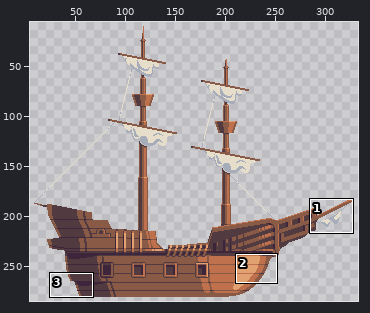
Pixel-art file, stored at NeverShallWeDie/Assets/Sprites/UI/ship_pause.aseprite. Above, an overview of the earlier version with the close-up marked.
Close-up. First the earlier version:
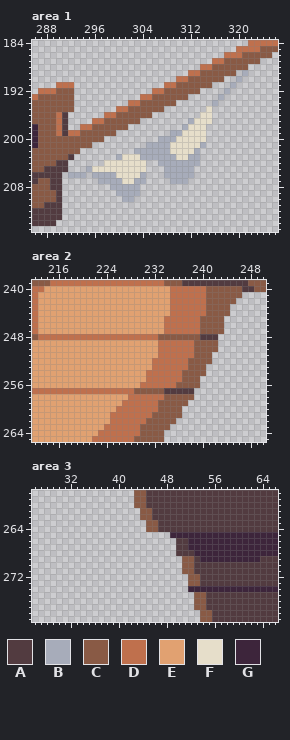
352x287 pixels, 1 frame. Colours within 5 levels of each other are drawn and written as one. Shown: area 1: x 286..326, y 184..215; area 2: x 212..250, y 239..265; area 3: x 26..66, y 258..279. The wide view leaves out empty margins. The commit also changed other parts of the picture, which this record leaves out.
Palette (. is transparent): A #523b40  B #a7acba  C #895a45  D #bf704d  E #e1a171  F #e6deca  G #3d253b
And afterwards:
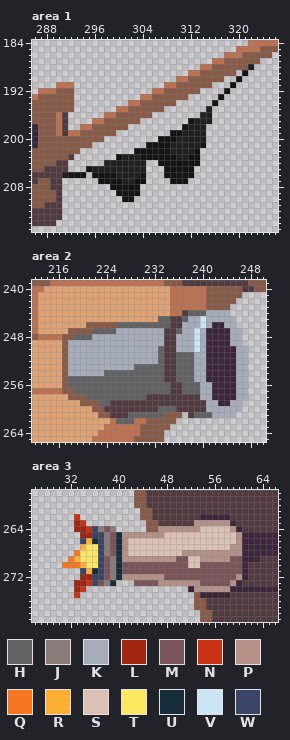
Colours new in this view: H #626264  J #8a7b78  K #a7acba  L #a22511  M #7b5459  N #cb3115  P #b59087  Q #f77622  R #feae35  S #dbc1b4  T #fee861  U #172d3a  V #cae6f5  W #3a4467
Diff:
layer "Layer 2" added
layer "Layer 3" added
colour B: #a7acba -> #141414
colour F: #e6deca -> #202020
Changed rows in their new state; - is a pixel that keeps its letter.
Area 1, layer "Layer 1":
first column x 322:
188 F
first column x 291:
206 F
Area 2, layer "Layer 2":
first column x 217:
244 --------------------AHHHKKKK---
245 ----------------HHAAHKKVKKKKK--
246 ----CCCCCHHHHHHHHHAAKKKVKGGKK--
247 -CCCCHHHHKKKKKKKKAAHKKVKGGGGKK-
248 CCHHHKKKKKKKKKKKKAAKKKVKGGGGKK-
249 CKKKKKKKKKKKKKKKKAAKKKVKGGGGKK-
250 CKKKKKKKKKKKKKKKHAAKKKVKGGGGGKK
251 CKKKKKKKKKKKKKKKHAAHHHKKGGGGGKK
252 CKKKKKKKKKKKKKKKHAAHHHKKGGGGGKK
253 CKKKKKKKKKKKHHHHHAAHHHKKGGGGGKK
254 CKKKKKKHHHHHHHHHHAAHHHKKGGGGGKK
255 CHHHHHHHHHHHHHHHHAAHHHKKGGGGGKK
256 CHHHHHHHHHHHHHHHHHAAHHHKKGGGGKK
257 CCHHHHHHHHHHHHHHHH--HHHKKGGGGKK
258 -CCCHHHHHHHHHHAAAAAAAAAKKGGGGKK
259 ---CCCHHAAAAAAAAAAAAAAAAKKGGKK-
260 -----CCAAAAAAAAAHHHAAAAAKKKKKK-
261 ------CCAAAHHHHHH----AHHHKKKK--
262 ---------HHH-------------------
Area 3, layer "Layer 3":
first column x 31:
262 --N--------------------GGGGG---
263 --LN------------------PPPPPPG--
264 --LLNWJMJ-------PPPPPPPSSSSSPG-
265 ---LLWWJMUPPPPPPPSSSSSSSSSSSSP-
266 ---WRUWJMUPSSSSSSSSSSSSSSSSSSP-
267 ---RTTWJMUPSSSSSSSSSSSSSSSSSPP-
268 --QTTTWJMUPSSSSSSSSSPPPPPPPPPP-
269 -QRTTTWMJUPPPPPPPPPMMSSPPPPPMM-
270 QQQRTTWMJUMMMMMMMMMMMSSMMMMMMMG
271 ---WRUWMJUMMMMMMMMMMMMMMMMMMMMG
272 ---LLWWMJUPPPPPPPMMMMMMMMMMMMPG
273 --LLNWMJU---MMMMPPPPPPPMMMMMPG-
274 --LN------------------PPPPPP---
275 --N--------------------GGGGG---
Where, in picture pixels (left, top, right, bottom), the same in both close-ups:
changed: (62, 64, 254, 202)
changed: (62, 310, 248, 424)
changed: (62, 514, 248, 598)
